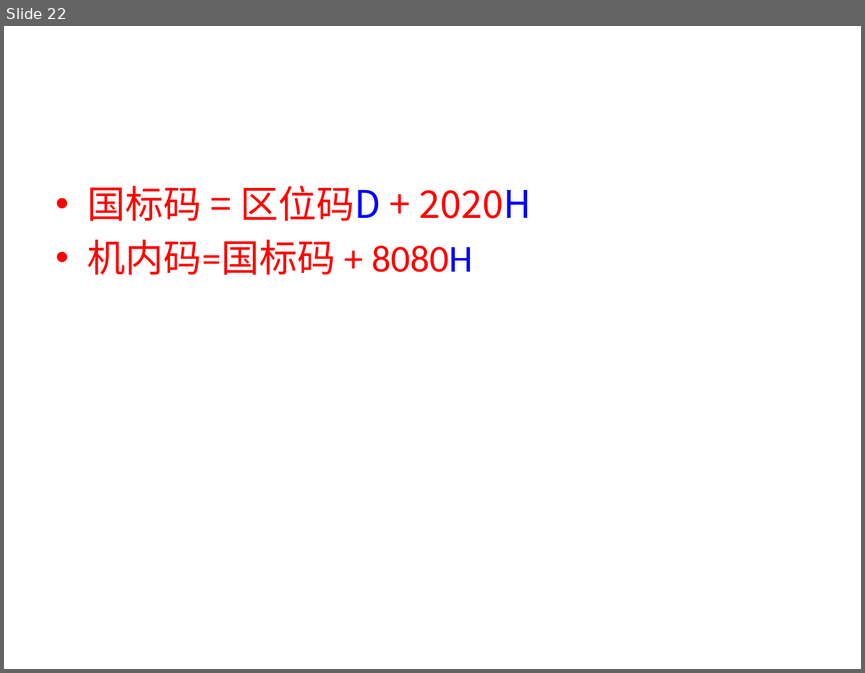
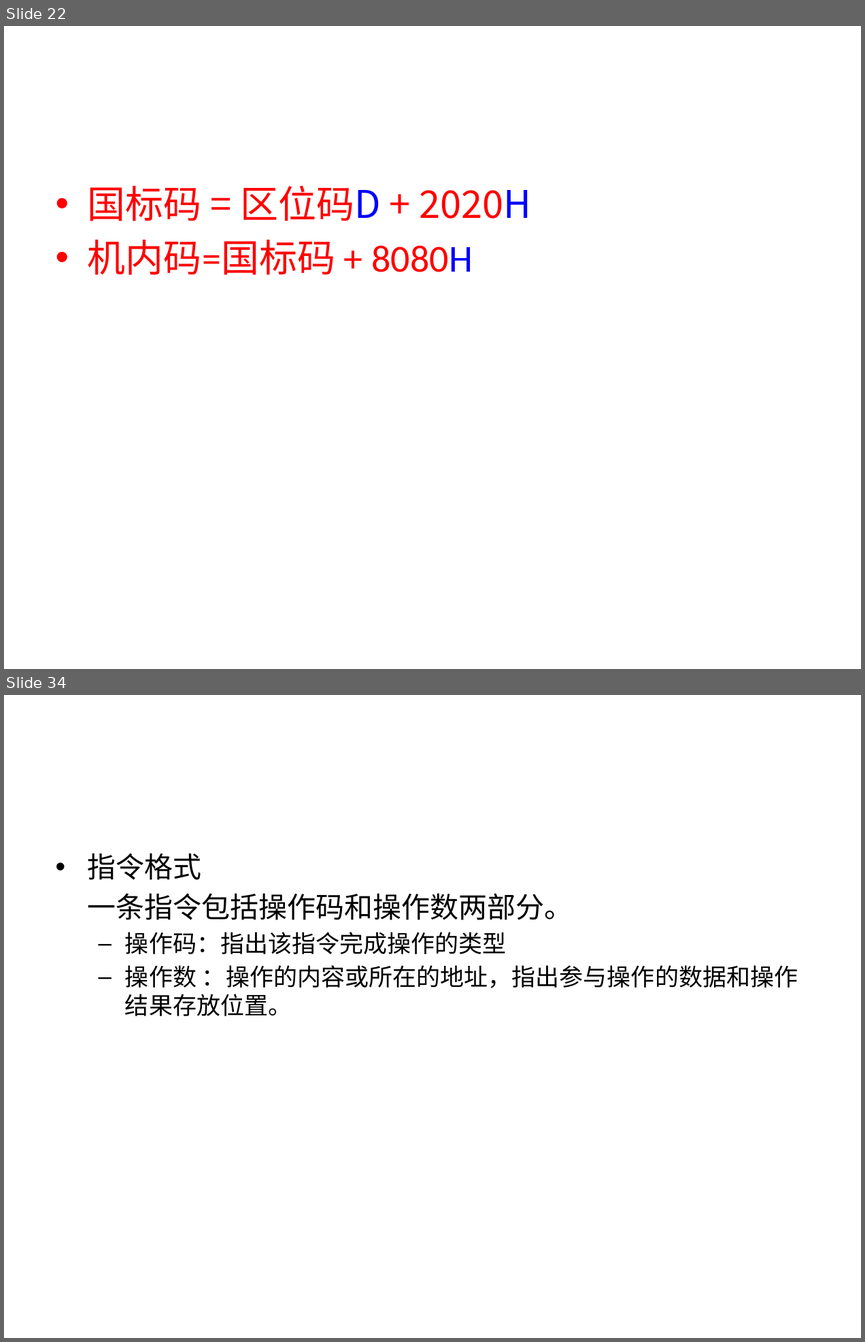
Before and after one commit to sans123wx/class, a slide deck: 计算机应用基础/第1章计算机基础/第1章复习.pptx. Shown one above the other, each under a label of ours: slide 22 before the commit, slides 22 and 34 after it; the slides between them are not shown. The pictures are 865x673 and 865x1342 pixels, drawn with LibreOffice and Linux fonts; fonts in the diff are those of the drawing. Boxes give left, top, right and bottom in pixels: in the first picture for what was removed or moved away, otherwise in the second. Text is boxed around its words. In the diff, an @@ line names an element or a change of style, - is before the commit and + after.

```diff
--- a/计算机应用基础/第1章计算机基础/第1章复习.pptx
+++ b/计算机应用基础/第1章计算机基础/第1章复习.pptx
@@ slide 34 added at <box>4,695,861,1338</box>, background #FFFFFF @@
@@ text added at <box>88,853,798,1016</box>, 20 pt, text #000000 @@
+• 指令格式
+一条指令包括操作码和操作数两部分。
+  – 操作码：指出该指令完成操作的类型
+  – 操作数 ：操作的内容或所在的地址，指出参与操作的数据和操作结果存放位置。
```
Also in this commit, not shown: 13 other slides added, 13 other files.
